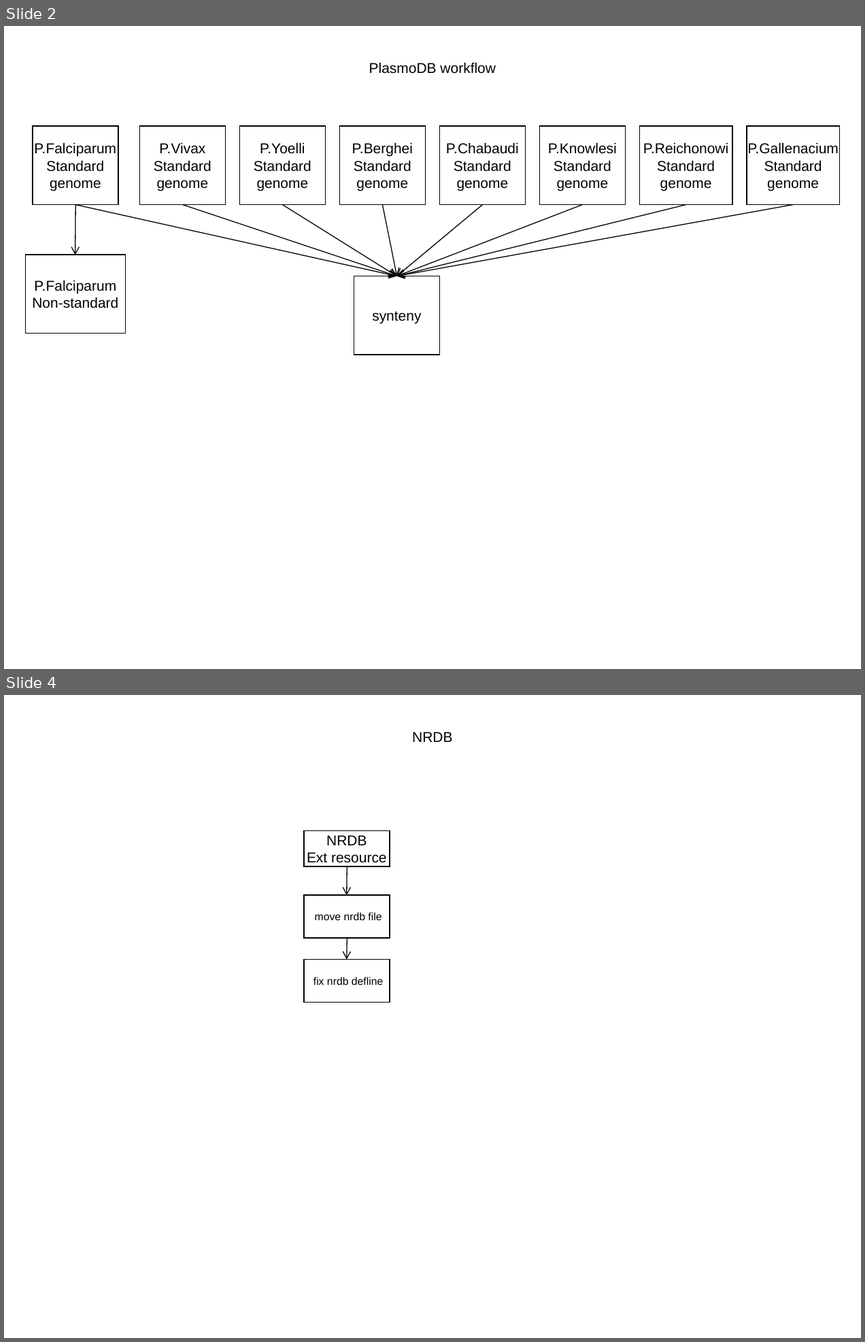
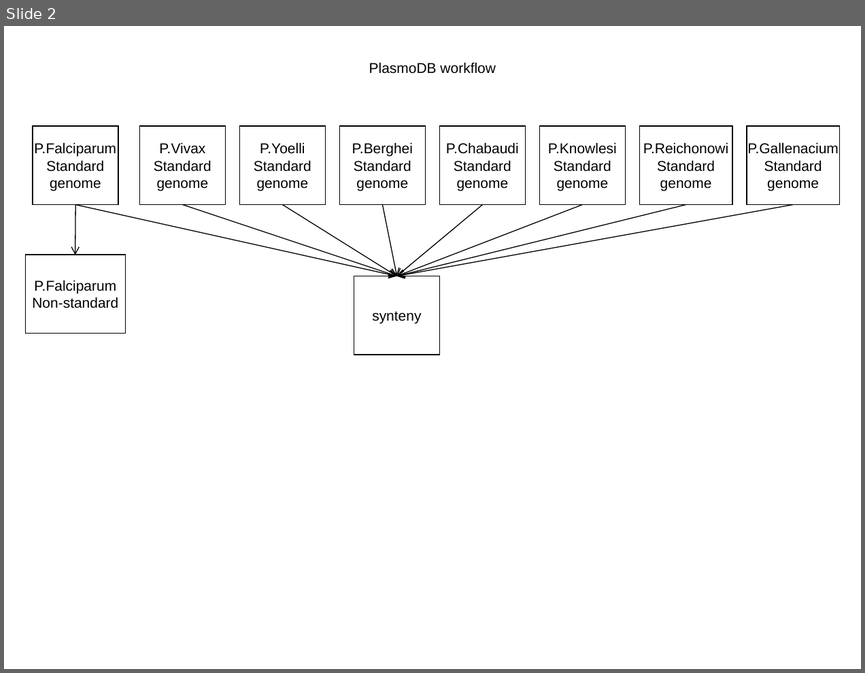
Before and after one commit to VEuPathDB/ApiCommonData, a slide deck: Load/doc/workflow/plasmodb/7.7/ApiWorkFlow.ppt. Shown one above the other, each under a label of ours: slides 2 and 4 before the commit, slide 2 after it; the slides between them are not shown. The pictures are 865x1342 and 865x673 pixels, drawn with LibreOffice and Linux fonts; fonts in the diff are those of the drawing. Boxes give left, top, right and bottom in pixels: in the first picture for what was removed or moved away, otherwise in the second. Text is boxed around its words. In the diff, an @@ line names an element or a change of style, - is before the commit and + after.

```diff
--- a/Load/doc/workflow/plasmodb/7.7/ApiWorkFlow.ppt
+++ b/Load/doc/workflow/plasmodb/7.7/ApiWorkFlow.ppt
@@ slide 4 removed at <box>4,695,861,1338</box>, background #FFFFFF @@
@@ title removed at <box>412,732,452,742</box> @@
-NRDB
@@ rectangle removed at <box>304,830,390,866</box> @@
-NRDB
-Ext resource
@@ arrow removed from (347, 866) to (347, 896) @@
@@ rectangle removed at <box>304,895,390,938</box> @@
-move nrdb file
@@ arrow removed from (347, 938) to (347, 959) @@
@@ rectangle removed at <box>304,959,390,1002</box> @@
-fix nrdb defline
```
Also in this commit, not shown: 3 slides changed, 4 slides added, 1 other slide removed, 6 other files.
